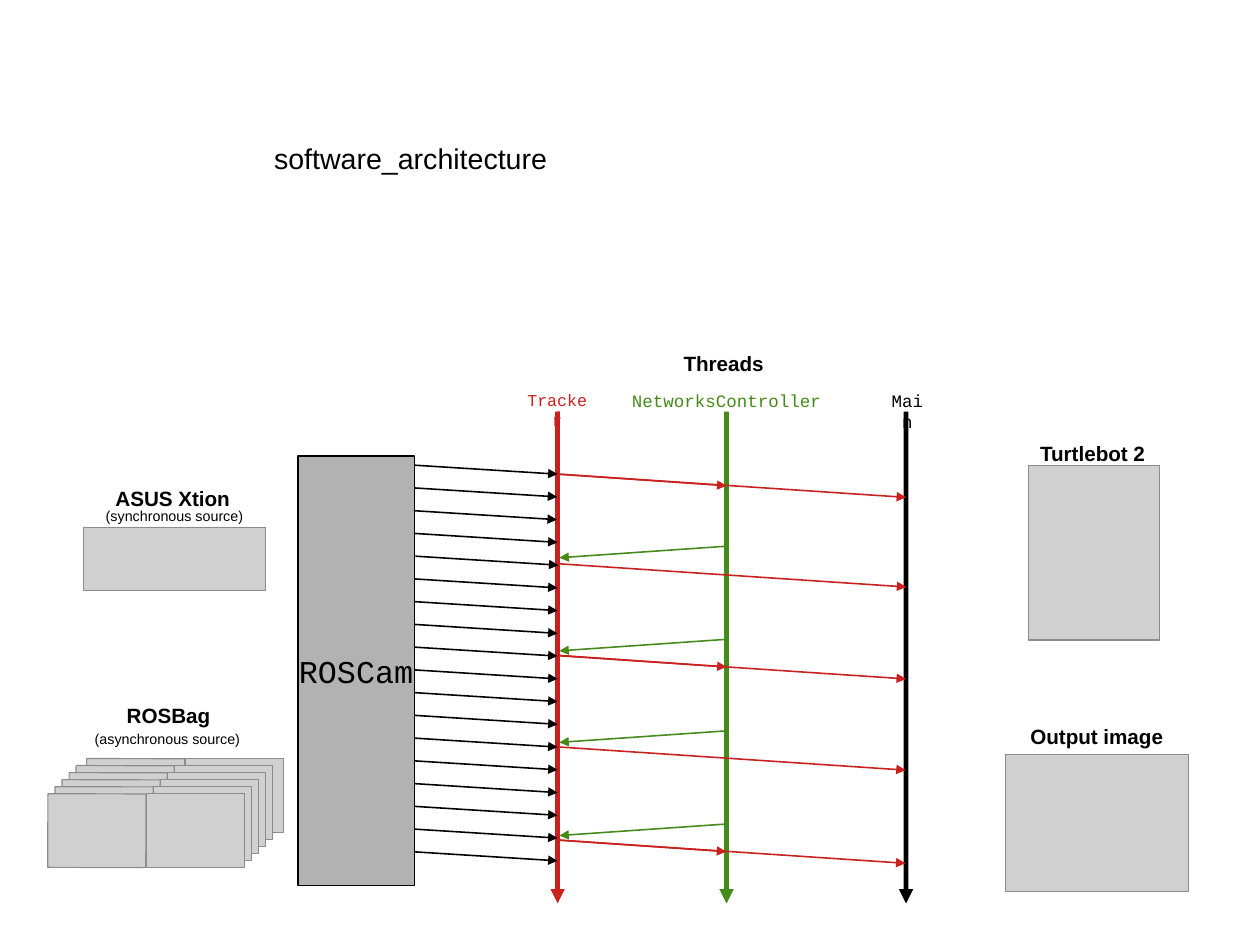
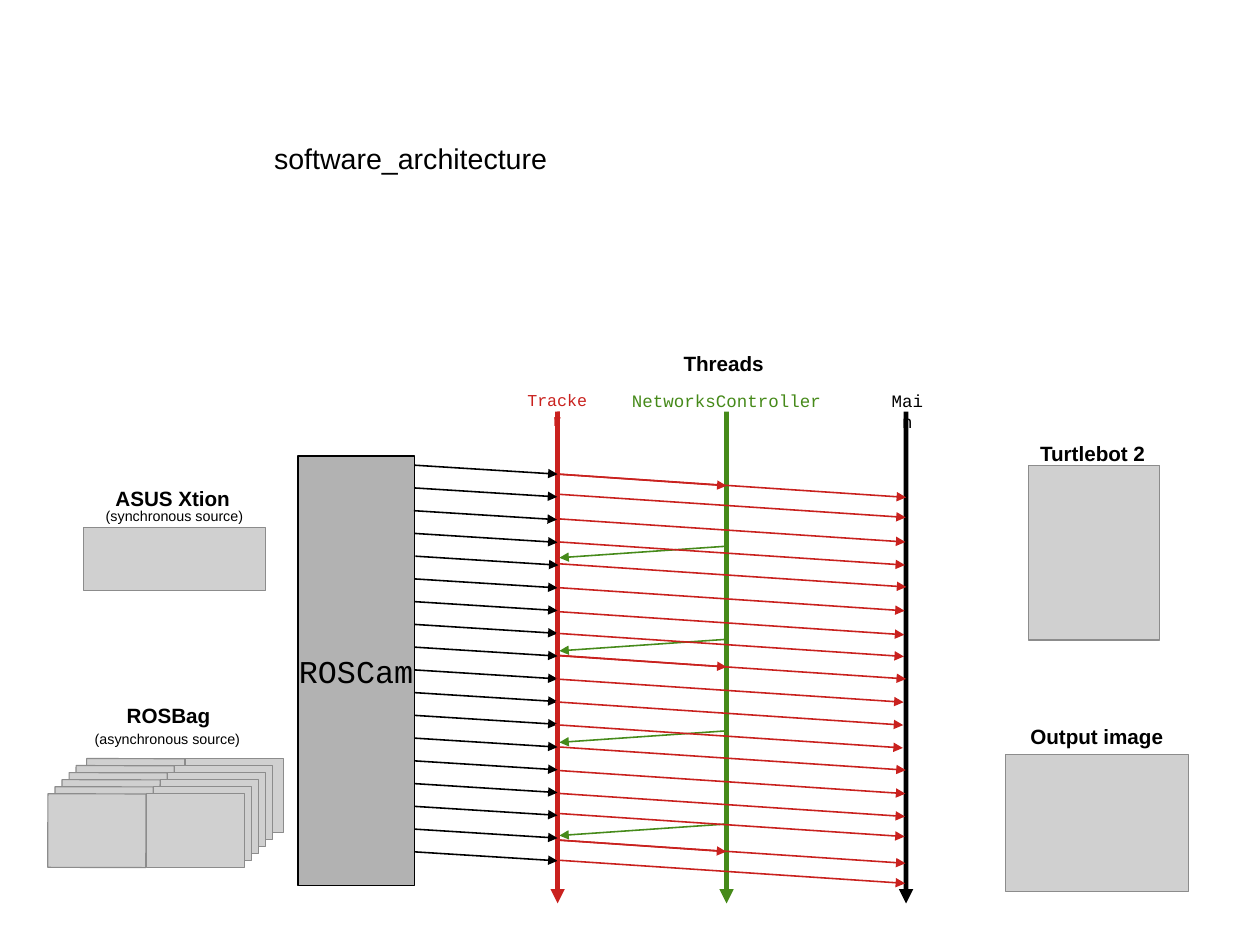
Before and after one commit to RoboticsLabURJC/2019-tfm-nacho_condes, a slide deck: slide 8 of report/figures/figures_presentation.odp (slide 7 before the commit). Drawn at 1260x945 pixels with LibreOffice and Linux fonts; fonts in the diff are those of the drawing; grey boxes stand for pictures. Boxes give left, top, right and bottom in pixels: in the first picture for what was removed or moved away, otherwise in the second. Text is boxed around its words. In the diff, an @@ line names an element or a change of style, - is before the commit and + after.

```diff
--- a/report/figures/figures_presentation.odp
+++ b/report/figures/figures_presentation.odp
@@ arrow added from (558, 494) to (906, 518), #C9211E 0.99 pt @@
@@ arrow added from (558, 519) to (906, 542), #C9211E 0.99 pt @@
@@ arrow added from (557, 542) to (906, 565), #C9211E 0.99 pt @@
@@ arrow added from (557, 588) to (906, 611), #C9211E 0.99 pt @@
@@ arrow added from (557, 612) to (904, 635), #C9211E 0.99 pt @@
@@ arrow added from (557, 633) to (904, 656), #C9211E 0.99 pt @@
@@ arrow added from (556, 679) to (904, 702), #C9211E 0.99 pt @@
@@ arrow added from (556, 702) to (903, 725), #C9211E 0.99 pt @@
@@ arrow added from (556, 725) to (903, 748), #C9211E 0.99 pt @@
@@ arrow added from (558, 771) to (906, 794), #C9211E 0.99 pt @@
@@ arrow added from (557, 794) to (906, 816), #C9211E 0.99 pt @@
@@ arrow added from (557, 814) to (906, 837), #C9211E 0.99 pt @@
@@ arrow added from (558, 860) to (906, 884), #C9211E 0.99 pt @@
```
Also in this commit, not shown: 2 other slides changed, 1 slide added, 12 other files.
